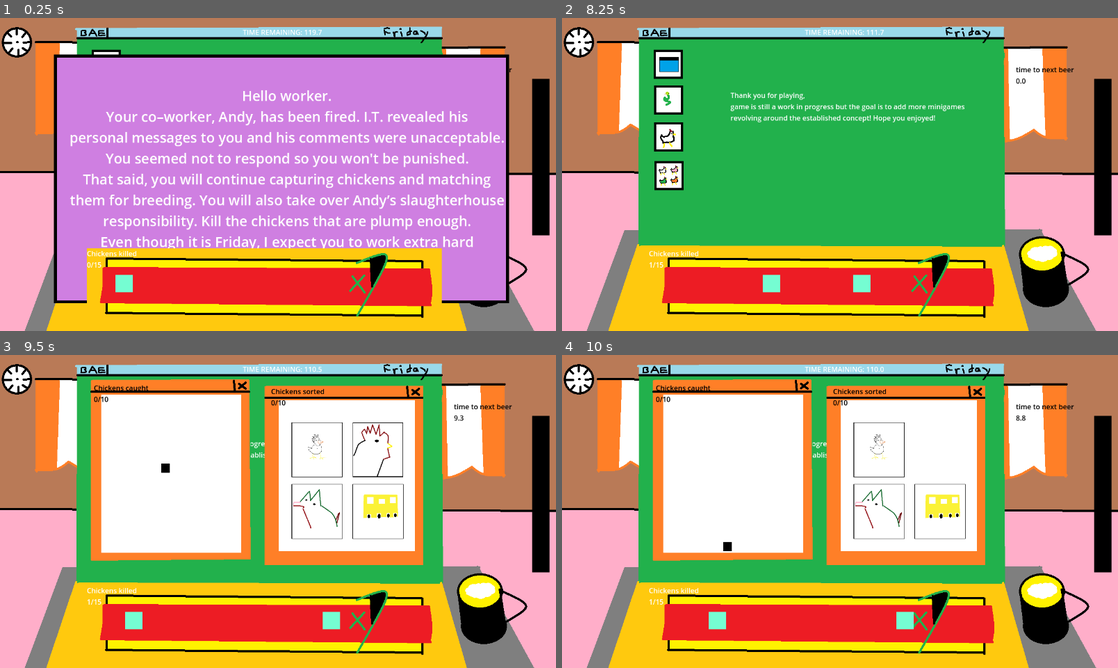
Above: before the commit, frames 1-4 (two rows, left to right).
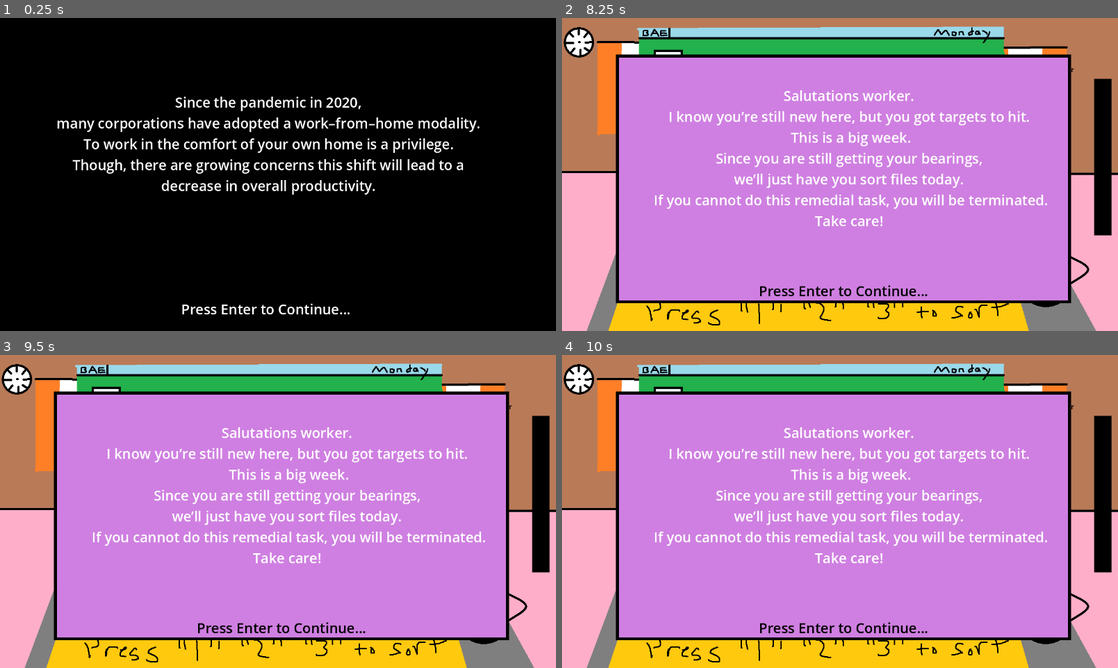
Above: after the commit, the same moments.

Repository: xepewout/BAE
Game: Godot game, scene res://intro.tscn
Two runs of this game, one before a commit and one after it. Both use one fixed random seed, a clock stepped at 60 frames per second and the inputs below. Before the commit the project starts from res://main.tscn.
Inputs (mouse positions are in pixels of both pictures, inside the frame that each line leads up to):
- Up to frame 1 (0.25 s): no input
- Up to frame 2 (8.25 s): click (667, 64) at 0.52 s; click (667, 136) at 1.27 s; click (667, 99) at 2.02 s; click (667, 174) at 2.77 s; click (823, 252) at 3.52 s; tap Enter (enter) at 4.25, 5, 5.1, 5.75, 6.5, 7.25, 8 s; move the mouse to (962, 158) at 4.27 s; hold D (Move_Right) 4.28-5.03 s; hold X (x) 4.28-5.03 s; click (962, 158) at 4.42 s; move the mouse to (728, 190) at 5.02 s; hold S (Move_Down) 5.03-5.78 s; tap X (x) at 5.3, 6.8, 7.55 s; move the mouse to (895, 105) at 5.77 s; hold D (Move_Right) 5.78-6.53 s; hold X (x) 5.78-6.53 s; click (895, 105) at 5.85 s; move the mouse to (812, 237) at 6.52 s; hold W (Move_Up) 6.53-7.28 s; tap 1 (one) at 6.6 s; click (812, 237) at 6.67 s; move the mouse to (1006, 221) at 7.27 s; hold Space (space) 7.28-8.03 s; hold A (Move_Left) from 7.28 s (still down); move the mouse to (673, 127) at 8.02 s; tap Tab (tab) at 8.1 s
- Up to frame 3 (9.5 s): tap X (x) at 8.3 s; release A (Move_Left) at 8.75 s; click (105, 401) at 8.75 s
- Up to frame 4 (10 s): move the mouse to (940, 448) at 9.52 s; hold S (Move_Down) from 9.53 s (still down); hold 3 (three) from 9.53 s (still down); click (940, 448) at 9.67 s; tap X (x) at 9.8 s

The runs differ from the first frame. In frame 1, 95% of the frame differs, in the area x 0-100%, y 0-100%; in frame 2, 68%; in frame 3, 68%; in frame 4, 68%.

Commit message:
version .9.2
-mostly done just need sound and bug fixes

Diff:
--- a/bae/beer.gd
+++ b/bae/beer.gd
@@ -47,4 +47,5 @@
 		main.electric = false
 		main.buzzed = false
 		main.beersDrank = 0
+		print("BEERS ", main.beersDrank)
 	main._beer()
--- a/bae/main.gd
+++ b/bae/main.gd
@@ -16,11 +16,12 @@
 var chickenSort = CHICKEN_SORT.instantiate()
 var slaughter = SLAUGHTER.instantiate()
 
+
 #VARIABLE STATES
 var drunk = false
 var electric = false
 var buzzed = false
-var day = 5
+var day = 1
 var passedGames = 0
 var fileStart = false
 var hidePress = true
@@ -37,6 +38,7 @@
 var chickensCaught = 0
 var chickensMatched = 0
 
+@onready var slaughter_button: Button = $SlaughterButton
 @onready var game_timer: Timer = $GameTimer
 @onready var chicken_hunt_button: Button = $ChickenHuntButton
 @onready var chicken_sort_button: Button = $ChickenSortButton
@@ -65,12 +67,13 @@
 	fileSort.queue_free()
 	beer.queue_free()
 	chickenSort.queue_free()
-	add_child(slaughter)
+	slaughter.queue_free()
 	snake = null
 	fileSort = null
 	beer = null
 	chickenHunt = null
 	chickenSort = null
+	slaughter = null
 	_changeDays()
 
 # Called every frame. 'delta' is the elapsed time since the previous frame.
@@ -149,6 +152,8 @@
 			_chickenHuntTime(toggle)
 		if day >3:
 			_chickenSortTime(toggle)
+		if day>4:
+			_slaughterTime(toggle)
 #add snake to the game
 func _snakeTime(toggle):
 	#debug
@@ -169,6 +174,8 @@
 		add_child(chickenHunt)
 		if !chickenSort:
 			_chickenSortTime(toggle)
+		if !slaughter:
+			_slaughterTime(toggle)
 
 #add chicken sort to the game
 func _chickenSortTime(toggle):
@@ -178,6 +185,15 @@
 		add_child(chickenSort)
 		if !chickenHunt:
 			_chickenHuntTime(toggle)
+#add slaughter to the game
+func _slaughterTime(toggle):
+	_hide(!toggle)
+	if toggle and !slaughter and slaughter_button.visible == true:
+		slaughter = SLAUGHTER.instantiate()
+		add_child(slaughter)
+		if !fileSort:
+			_fileSortTime(toggle)
+
 #beer scene calls beer after checking target
 func _beer():
 	beer.queue_free()
@@ -232,6 +248,16 @@
 			fileSort.process_mode = PROCESS_MODE_DISABLED
 	hidePress = toggle
 
+func _slaughterPass():
+	chickensKilled = 0
+	slaughter.visible = false
+	slaughter_button.visible = false
+	passedGames += 1
+	slaughter.queue_free()
+	slaughter = null
+	if passedGames == day:
+		_pass()
+
 func _chickenSortPass():
 	chickensMatched = 0
 	chickenSort.visible = false
@@ -298,7 +324,7 @@
 	if day >=4:
 		chicken_sort_button.visible = true
 	if day >=5:
-		day_4_label.visible = true
+		slaughter_button.visible = true
 
 func _gameOver():
 	if snake:
@@ -310,6 +336,12 @@
 	if fileSort:
 		fileSort.queue_free()
 		fileSort = null
+	if chickenSort:
+		chickenSort.queue_free()
+		chickenSort = null
+	if slaughter:
+		slaughter.queue_free()
+		slaughter = null
 	game_over.visible = true
 	game_over_timer.start(1)
 
--- a/bae/main.tscn
+++ b/bae/main.tscn
@@ -8,6 +8,7 @@
 [ext_resource type="Texture2D" uid="uid://cik3bh8wr3jh8" path="res://assests/sprites/ui/buttons/show.png" id="7_ibljf"]
 [ext_resource type="Texture2D" uid="uid://xsffyhpij8kf" path="res://assests/backgrounds/victory.png" id="8_7w3cx"]
 [ext_resource type="Texture2D" uid="uid://c6a1g8e6xoubd" path="res://assests/sprites/ui/buttons/chickenSortIcon.png" id="8_k7osb"]
+[ext_resource type="Texture2D" uid="uid://dlgcjaaj6t7lk" path="res://assests/sprites/ui/buttons/slaughterIcon.png" id="9_8mhkg"]
 [ext_resource type="Texture2D" uid="uid://5eahl031hl2r" path="res://assests/backgrounds/gameOver.png" id="9_htxho"]
 [ext_resource type="Texture2D" uid="uid://ms2yk5xoogwx" path="res://assests/sprites/ui/blackBar.png" id="10_fu10p"]
 [ext_resource type="Texture2D" uid="uid://bs63ryecviqnn" path="res://assests/backgrounds/electric.png" id="10_k0we2"]
@@ -34,6 +35,7 @@
 [node name="BeerTimer" type="Timer" parent="."]
 
 [node name="SnakeButton" type="Button" parent="."]
+visible = false
 offset_left = 208.0
 offset_top = 151.0
 offset_right = 283.0
@@ -43,6 +45,7 @@
 flat = true
 
 [node name="FileSortButton" type="Button" parent="."]
+visible = false
 offset_left = 207.0
 offset_top = 69.0
 offset_right = 282.0
@@ -52,6 +55,7 @@
 flat = true
 
 [node name="ChickenHuntButton" type="Button" parent="."]
+visible = false
 offset_left = 208.0
 offset_top = 236.0
 offset_right = 283.0
@@ -61,12 +65,23 @@
 flat = true
 
 [node name="ChickenSortButton" type="Button" parent="."]
+visible = false
 offset_left = 209.0
 offset_top = 325.0
 offset_right = 284.0
 offset_bottom = 400.0
 toggle_mode = true
 icon = ExtResource("8_k7osb")
+flat = true
+
+[node name="SlaughterButton" type="Button" parent="."]
+visible = false
+offset_left = 212.0
+offset_top = 413.0
+offset_right = 287.0
+offset_bottom = 488.0
+toggle_mode = true
+icon = ExtResource("9_8mhkg")
 flat = true
 
 [node name="HideButton" type="Button" parent="."]
@@ -154,6 +169,7 @@
 [connection signal="toggled" from="FileSortButton" to="." method="_fileSortTime"]
 [connection signal="toggled" from="ChickenHuntButton" to="." method="_chickenHuntTime"]
 [connection signal="toggled" from="ChickenSortButton" to="." method="_chickenSortTime"]
+[connection signal="toggled" from="SlaughterButton" to="." method="_slaughterTime"]
 [connection signal="toggled" from="HideButton" to="." method="_hide"]
 [connection signal="timeout" from="VictoryTimer" to="." method="_changeDays"]
 [connection signal="timeout" from="GameOverTimer" to="." method="_reload"]
--- a/bae/project.godot
+++ b/bae/project.godot
@@ -11,7 +11,7 @@
 [application]
 
 config/name="bae"
-run/main_scene="res://main.tscn"
+run/main_scene="res://intro.tscn"
 config/features=PackedStringArray("4.3", "GL Compatibility")
 config/icon="res://icon.svg"
 
--- a/bae/scenes/chicken_hunt.tscn
+++ b/bae/scenes/chicken_hunt.tscn
@@ -14,8 +14,8 @@
 point_count = 5
 
 [sub_resource type="SegmentShape2D" id="SegmentShape2D_vm4q6"]
-a = Vector2(-10, -48)
-b = Vector2(-10, 673)
+a = Vector2(-16, -128)
+b = Vector2(-16, 736)
 
 [node name="ChickenHunt" type="Node2D"]
 script = ExtResource("1_sj5im")
@@ -61,23 +61,25 @@
 [node name="Wall" type="Area2D" parent="." groups=["Wall"]]
 
 [node name="CollisionShape2D" type="CollisionShape2D" parent="Wall"]
-position = Vector2(216, -16)
+position = Vector2(216, 96)
+scale = Vector2(0.5, 0.5)
 shape = SubResource("SegmentShape2D_vm4q6")
 
 [node name="CollisionShape2D2" type="CollisionShape2D" parent="Wall"]
-position = Vector2(584, -40)
+position = Vector2(584, 120)
+scale = Vector2(0.5, 0.5)
 shape = SubResource("SegmentShape2D_vm4q6")
 
 [node name="CollisionShape2D3" type="CollisionShape2D" parent="Wall"]
-position = Vector2(1024, 72)
+position = Vector2(528, 64)
 rotation = 1.5708
-scale = Vector2(2, 2)
+scale = Vector2(0.5, 0.5)
 shape = SubResource("SegmentShape2D_vm4q6")
 
 [node name="CollisionShape2D4" type="CollisionShape2D" parent="Wall"]
-position = Vector2(1032, 496)
+position = Vector2(544, 480)
 rotation = 1.5708
-scale = Vector2(2, 2)
+scale = Vector2(0.5, 0.5)
 shape = SubResource("SegmentShape2D_vm4q6")
 
 [node name="Chicken" type="Label" parent="."]
--- a/bae/scenes/slaughter.gd
+++ b/bae/scenes/slaughter.gd
@@ -35,3 +35,5 @@
 func _on_death_area_entered(area: Area2D) -> void:
 	if area.name == "body":
 		main.chickensKilled += 1
+	if main.chickensKilled == main.slaughterTarget:
+		main._slaughterPass()
Binary file added: bae/assests/backgrounds/days/day6.png
Not shown, added: bae/assests/backgrounds/days/day6.png.import
Binary file added: bae/assests/sprites/ui/buttons/slaughterIcon.png
Not shown, added: bae/assests/sprites/ui/buttons/slaughterIcon.png.import
Not shown: 1 places in bae/main.tscn that only renumber resources
